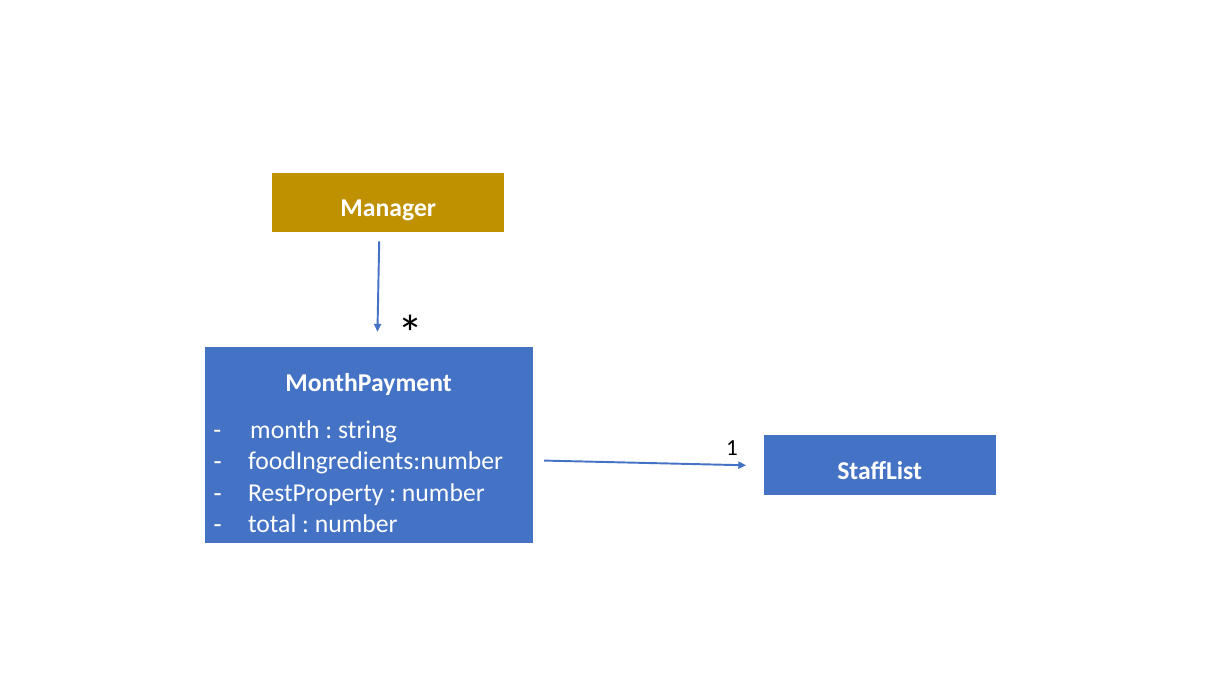
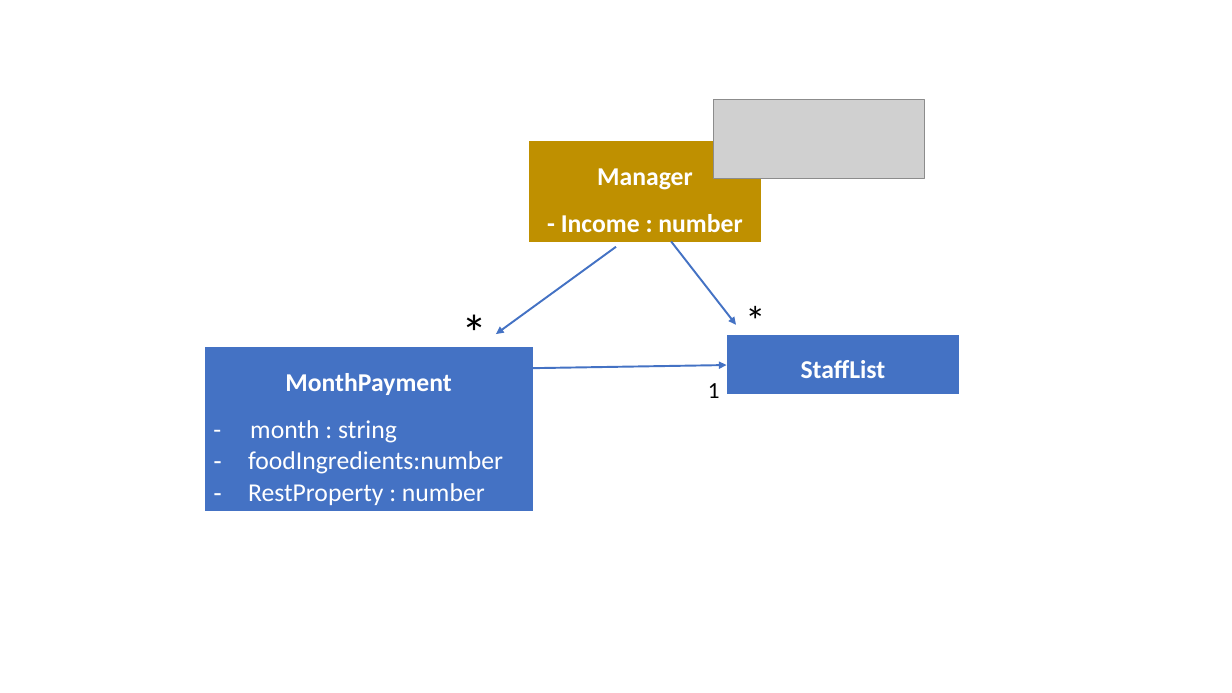
Before and after one commit to sophyseuy/OOP-PROJECT, a slide deck: slide 2 of Presentation1.pptx (slide 5 before the commit). Drawn at 1232x693 pixels with LibreOffice and Linux fonts; fonts in the diff are those of the drawing; grey boxes stand for pictures. Boxes give left, top, right and bottom in pixels: in the first picture for what was removed or moved away, otherwise in the second. Text is boxed around its words. In the diff, an @@ line names an element or a change of style, - is before the commit and + after.

```diff
--- a/Presentation1.pptx
+++ b/Presentation1.pptx
@@ picture added at (714, 100, 924, 179) @@
@@ table at (529, 140, 762, 238) @@
-row 1, column 1: Manager
+row 1, column 1: Manager / - Income : number
@@ table: place and size @@
-table at (272, 172, 505, 234)
+table at (529, 140, 762, 238)
@@ arrow moved from (379, 241) - (378, 332) to (616, 247) - (496, 335) @@
@@ arrow added from (671, 241) to (737, 324), #4472C4 1.5 pt @@
@@ text "*": place and size @@
-text "*" at (388, 296, 417, 367)
+text "*" at (453, 296, 482, 367)
@@ text added at (737, 290, 784, 349), 32 pt, text #000000 @@
+*
@@ table at (204, 347, 533, 510) @@
-row 1, column 1: MonthPayment / - month : string / foodIngredients:number / RestProperty : number / total : number
+row 1, column 1: MonthPayment / - month : string / foodIngredients:number / RestProperty : number
@@ table: place and size @@
-table at (763, 434, 996, 496)
+table at (726, 335, 959, 396)
@@ arrow moved from (544, 460) - (746, 466) to (529, 369) - (726, 365) @@
@@ text "1": place and size @@
-text "1" at (726, 440, 738, 455)
+text "1" at (708, 383, 720, 398)
```
Also in this commit, not shown: 4 other slides changed, 9 other files.
